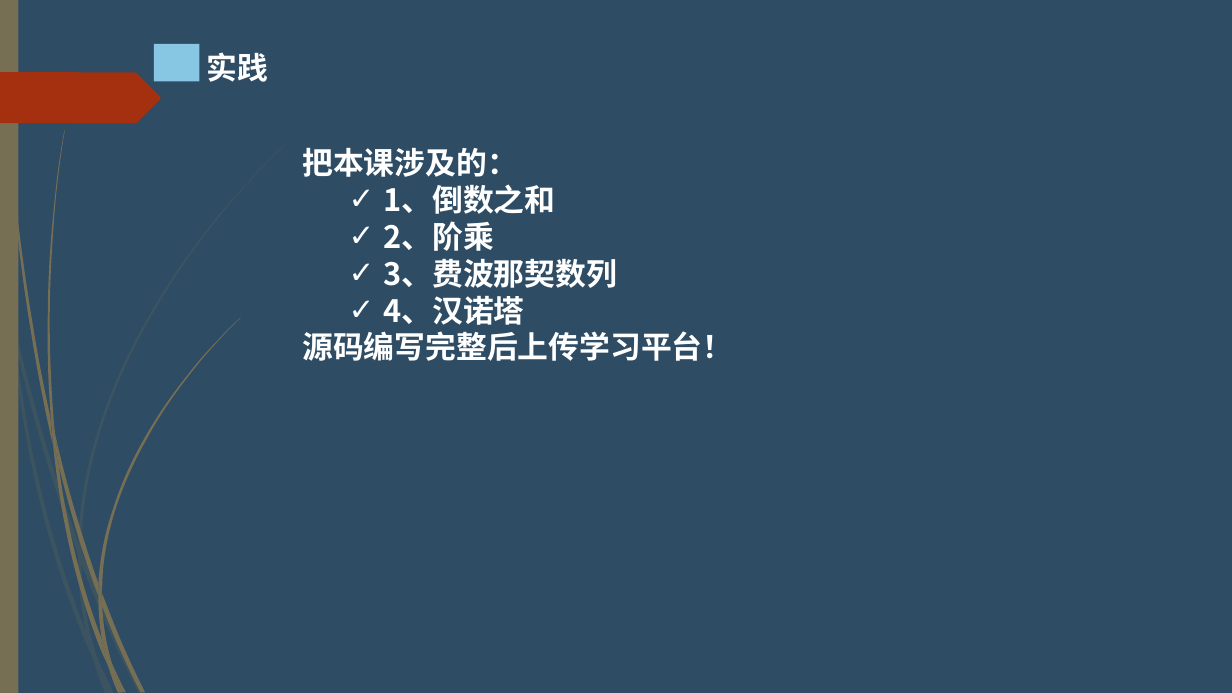
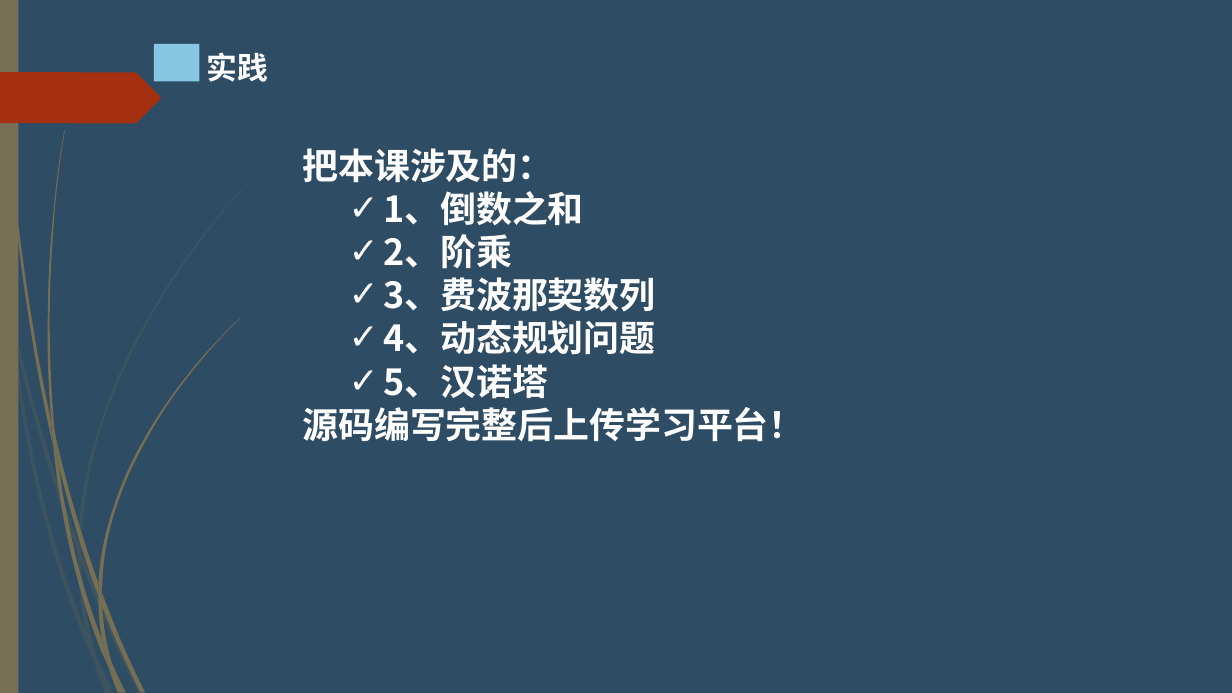
Before and after one commit to hongm32/2020design, a slide deck: slide 24 of 【第10课】递归算法/【第10课】递归算法.pptx (slide 21 before the commit). Drawn at 1232x693 pixels with LibreOffice and Linux fonts; fonts in the diff are those of the drawing. Boxes give left, top, right and bottom in pixels: in the first picture for what was removed or moved away, otherwise in the second. Text is boxed around its words. In the diff, an @@ line names an element or a change of style, - is before the commit and + after.

Commit message:
调整《【第10课】递归算法》课件及相关源码

```diff
--- a/【第10课】递归算法/【第10课】递归算法.pptx
+++ b/【第10课】递归算法/【第10课】递归算法.pptx
@@ text at <box>302,148,804,442</box>: size 24 to 28 pt in "把本课涉及的：", "1、倒数之和", "2、阶乘", "3、费波那契数列" and 1 more places @@
@@ text at <box>383,320,655,399</box>: text changed; size 24 to 28 pt @@
-  ✓ 4、汉诺塔
+  ✓ 4、动态规划问题
+  ✓ 5、汉诺塔
```
Also in this commit, not shown: 3 slides added, 1 other file.
